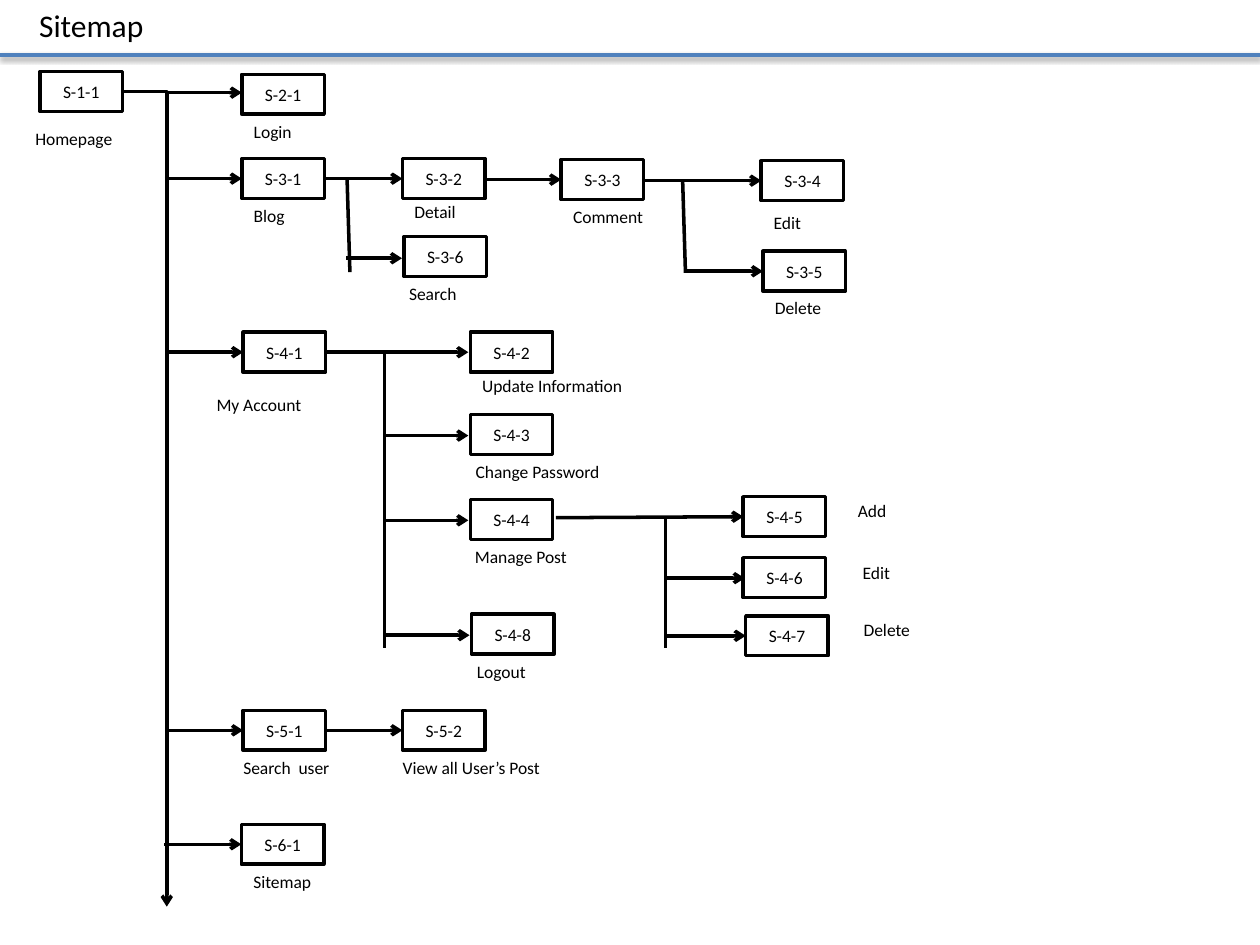
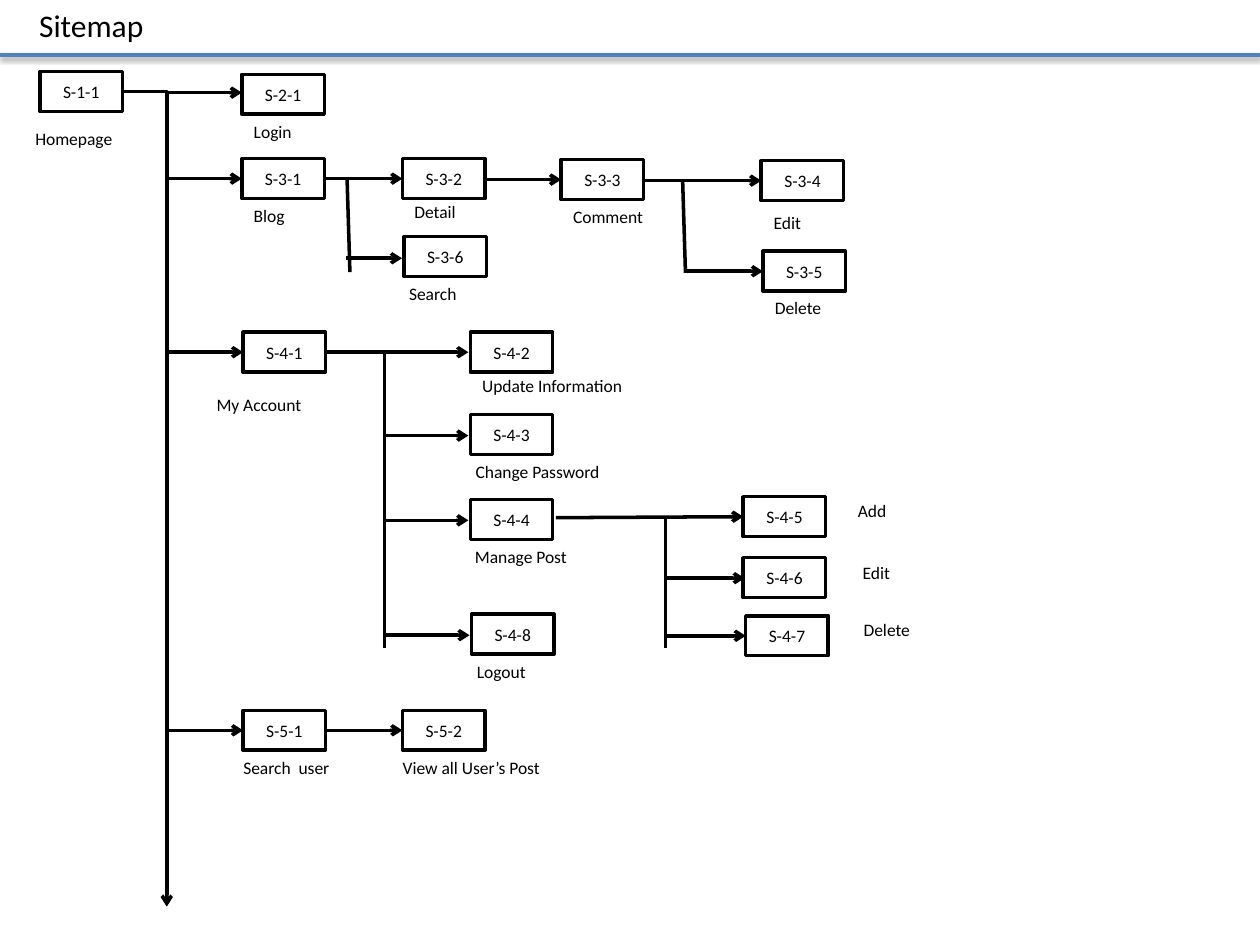
Before and after one commit to truong-vu-mulodo/mini-blog, a slide deck: slide 2 of php/tam-v.anh/doc/detail_design/frontend/wireframe/MiniBlog_Wireframe_Ver_0.1.0.pptx. Drawn at 1260x945 pixels with LibreOffice and Linux fonts; fonts in the diff are those of the drawing. Boxes give left, top, right and bottom in pixels: in the first picture for what was removed or moved away, otherwise in the second. Text is boxed around its words. In the diff, an @@ line names an element or a change of style, - is before the commit and + after.

```diff
--- a/php/tam-v.anh/doc/detail_design/frontend/wireframe/MiniBlog_Wireframe_Ver_0.1.0.pptx
+++ b/php/tam-v.anh/doc/detail_design/frontend/wireframe/MiniBlog_Wireframe_Ver_0.1.0.pptx
@@ rectangle removed at (242, 824, 324, 864) @@
-S-6-1
@@ arrow removed from (165, 844) to (242, 844) @@
@@ text removed at (253, 876, 311, 891) @@
-Sitemap
```
Also in this commit, not shown: 6 other slides changed, 9 slides added.
